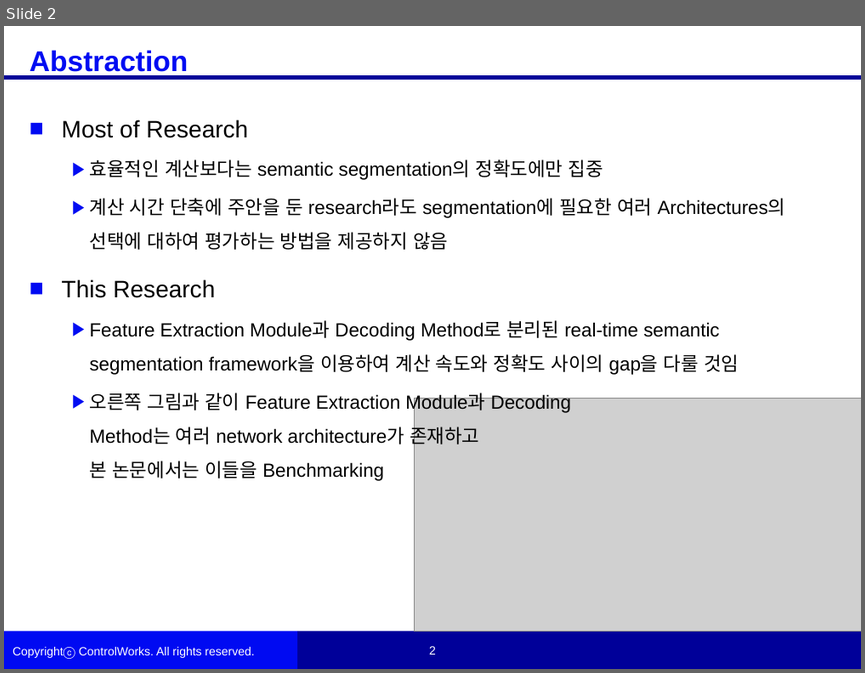
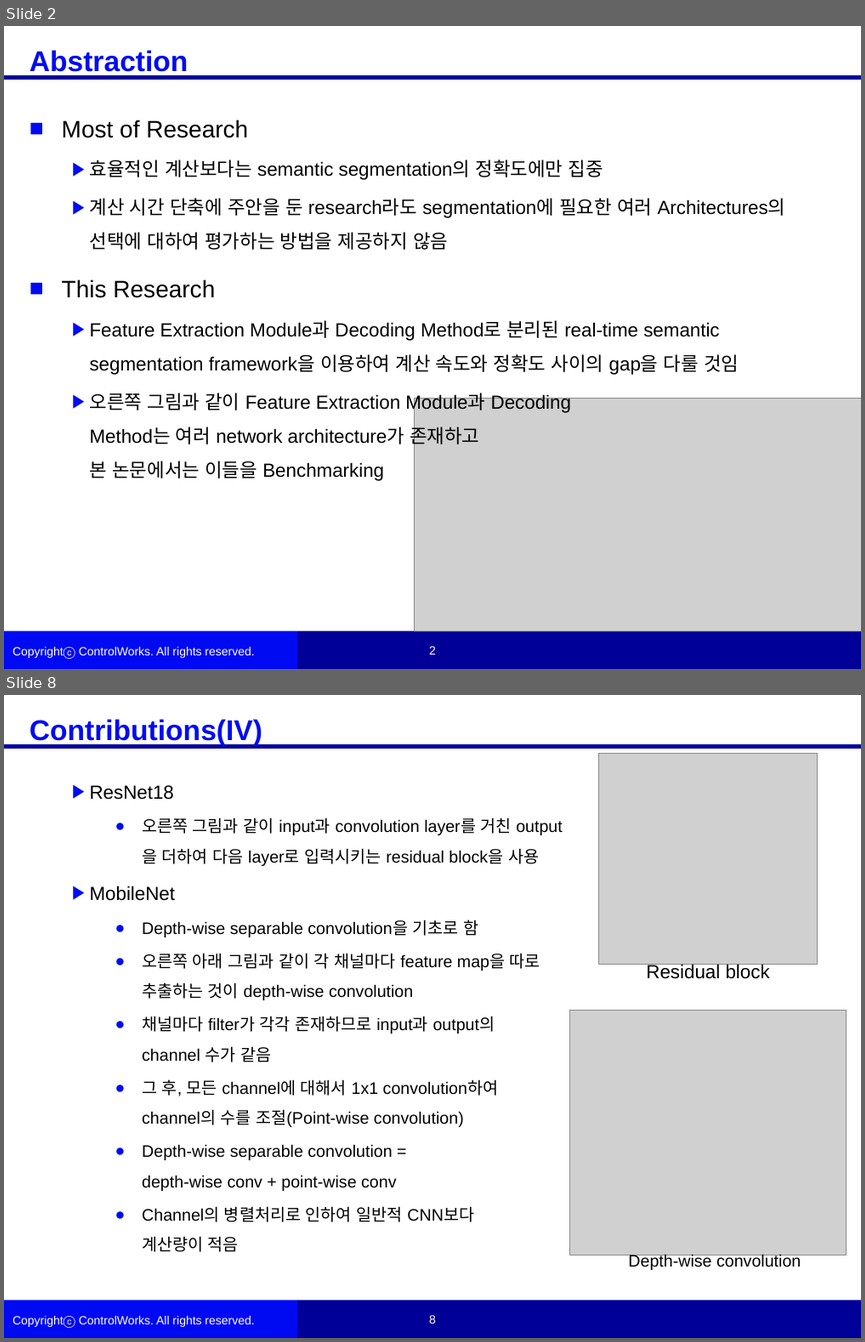
Before and after one commit to woojinKwon/deep_learning_paper, a slide deck: RTSEG_REAL-TIME SEMANTIC SEGMENTATION COMPARATIVE STUDY_논문정리.pptx. Shown one above the other, each under a label of ours: slide 2 before the commit, slides 2 and 8 after it; the slides between them are not shown. The pictures are 865x673 and 865x1342 pixels, drawn with LibreOffice and Linux fonts; fonts in the diff are those of the drawing; grey boxes stand for pictures; background and template pictures are left out. Boxes give left, top, right and bottom in pixels: in the first picture for what was removed or moved away, otherwise in the second. Text is boxed around its words. In the diff, an @@ line names an element or a change of style, - is before the commit and + after.

```diff
--- a/RTSEG_REAL-TIME SEMANTIC SEGMENTATION COMPARATIVE STUDY_논문정리.pptx
+++ b/RTSEG_REAL-TIME SEMANTIC SEGMENTATION COMPARATIVE STUDY_논문정리.pptx
@@ slide 8 added at <box>4,695,861,1338</box>, background #FFFFFF; not listed: 6 template elements that a slide beside it also shows @@
@@ text added at <box>30,719,262,746</box>, 24 pt, text #000CF2, bold @@
+Contributions(IV)
@@ picture added at <box>599,754,817,965</box> @@
@@ text added at <box>90,785,562,1252</box>, 14 pt, text #000000 @@
+  ▶ ResNet18
+    ● 오른쪽 그림과 같이 input과 convolution layer를 거친 output
+      을 더하여 다음 layer로 입력시키는 residual block을 사용
+  ▶ MobileNet
+    ● Depth-wise separable convolution을 기초로 함
+    ● 오른쪽 아래 그림과 같이 각 채널마다 feature map을 따로
+      추출하는 것이 depth-wise convolution
+    ● 채널마다 filter가 각각 존재하므로 input과 output의
+      channel 수가 같음
+    ● 그 후, 모든 channel에 대해서 1x1 convolution하여
+      channel의 수를 조절(Point-wise convolution)
+    ● Depth-wise separable convolution =
+      depth-wise conv + point-wise conv
+    ● Channel의 병렬처리로 인하여 일반적 CNN보다
+      계산량이 적음
@@ text added at <box>646,964,770,979</box>, 16 pt, text #000000 @@
+Residual block
@@ picture added at <box>569,1009,846,1254</box> @@
@@ text added at <box>628,1253,800,1270</box>, 14 pt, text #000000 @@
+Depth-wise convolution
```
Also in this commit, not shown: 4 slides changed, 4 other slides added, 5 slides removed.
